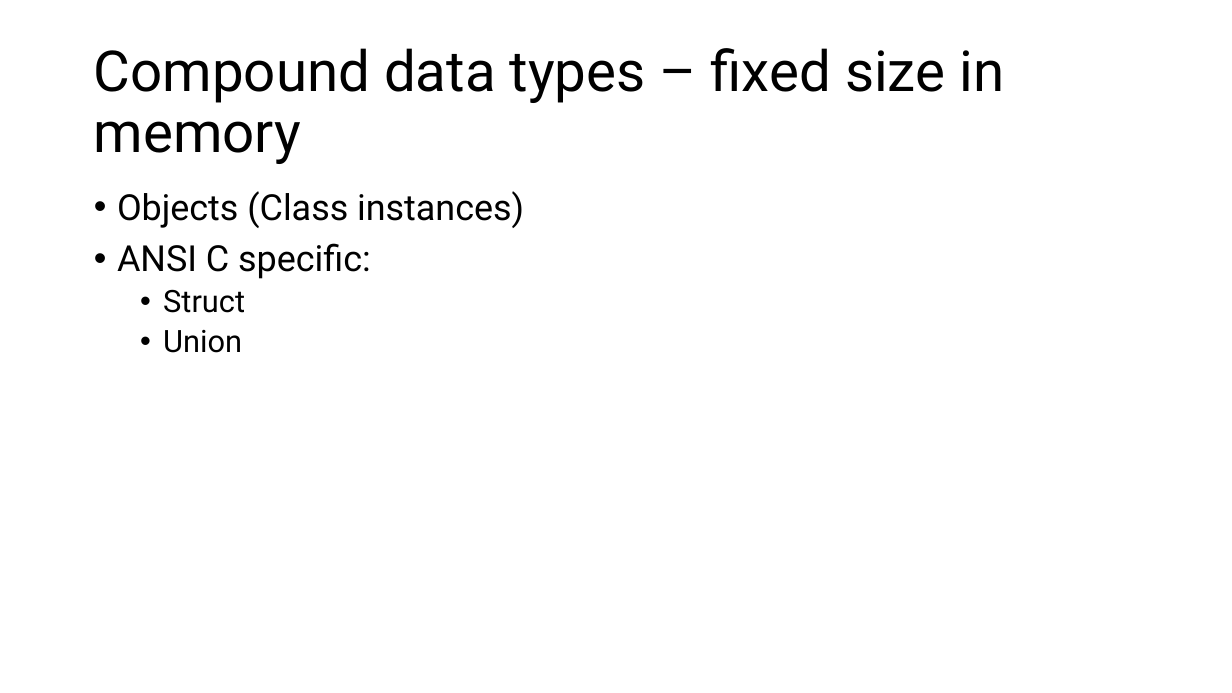
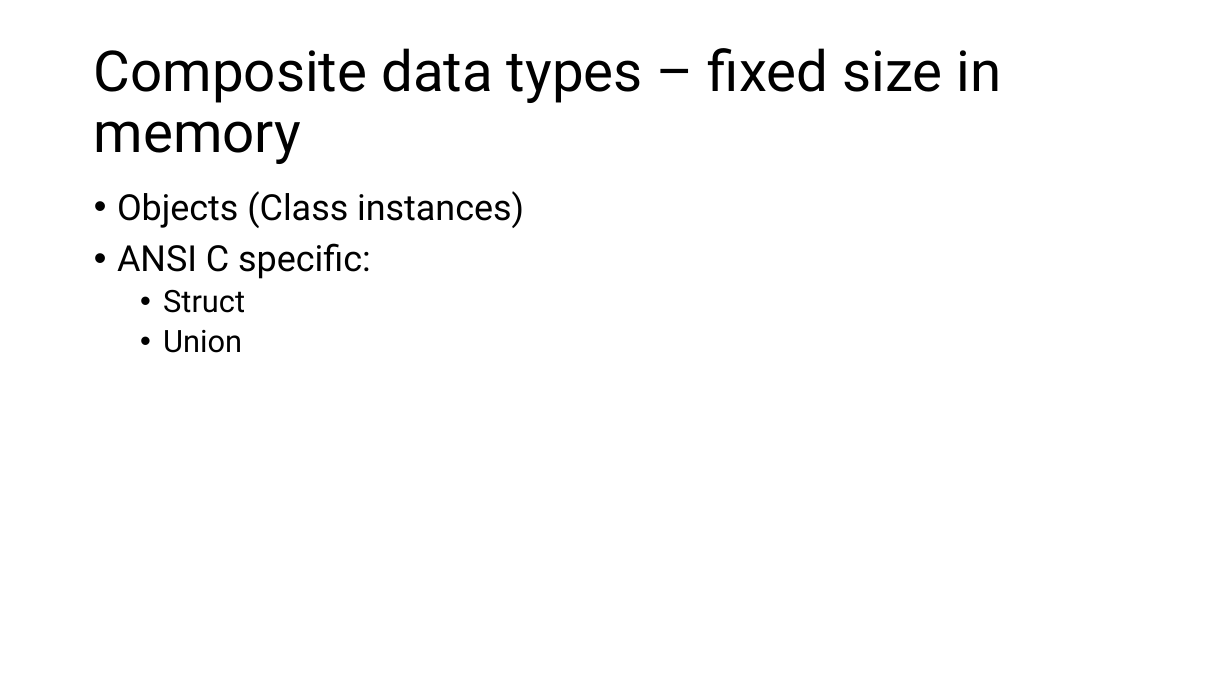
Before and after one commit to RobertNagy299/dsa-i-teaching, a slide deck: slide 9 of MyOwnPresentations/Abstract_Datatypes_V.pptx. Drawn at 1232x693 pixels with LibreOffice and Linux fonts; fonts in the diff are those of the drawing. Boxes give left, top, right and bottom in pixels: in the first picture for what was removed or moved away, otherwise in the second. Text is boxed around its words. In the diff, an @@ line names an element or a change of style, - is before the commit and + after.

Commit message:
Actualize course information in first lecture, finalize abstract data structures and sorting algorithms presentation. TODO sixth lecture

```diff
--- a/MyOwnPresentations/Abstract_Datatypes_V.pptx
+++ b/MyOwnPresentations/Abstract_Datatypes_V.pptx
@@ title at [94,48,1002,164]: text changed @@
-Compound data types – fixed size in memory
+Composite data types – fixed size in memory
```
Also in this commit, not shown: 2 other slides changed, 14 slides added, 1 slide removed, 5 other files.
